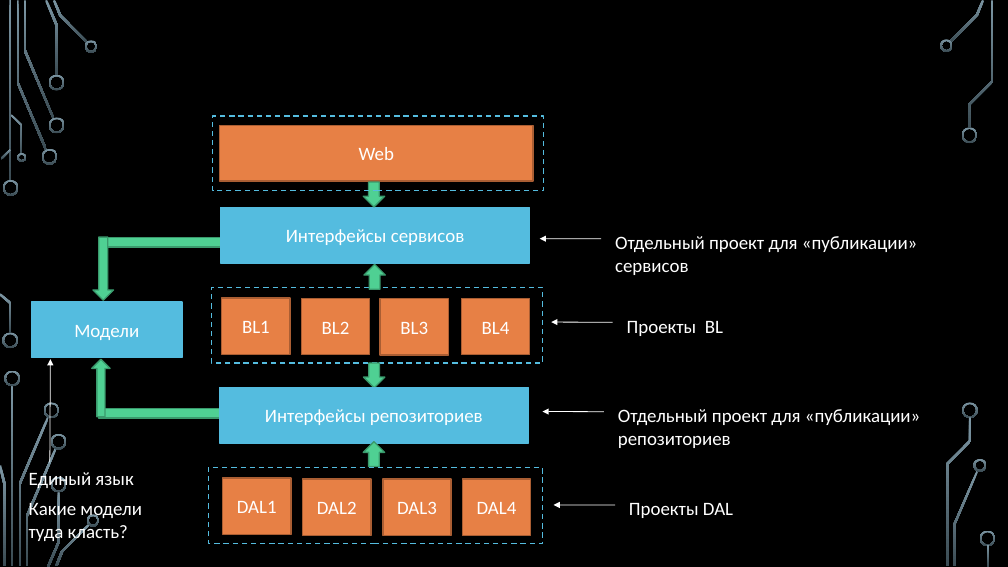
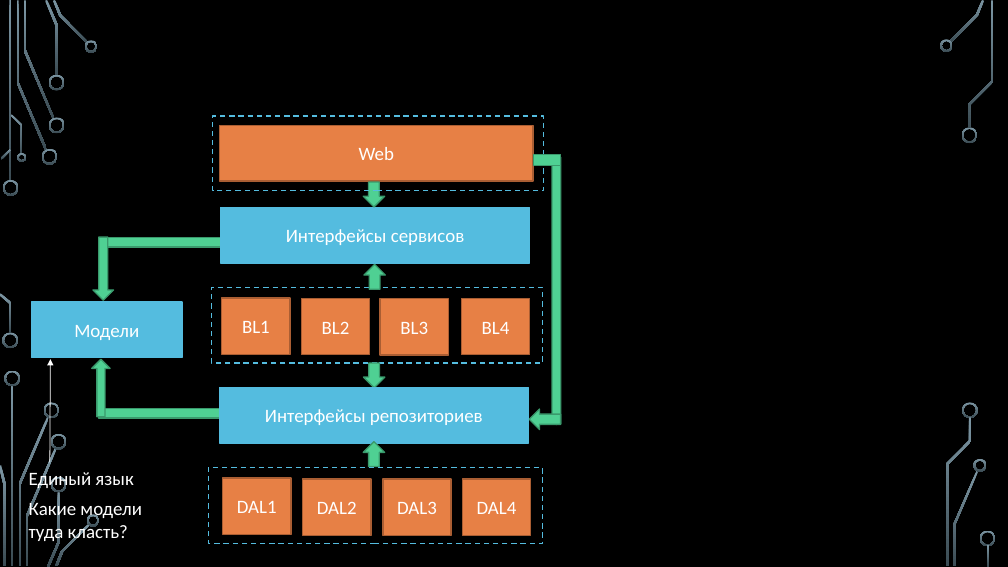
Before and after one commit to sergeyryskulov/Presentations, a slide deck: slide 13 of 8. Гексагональная архитектура/Архитектура больших проектов.pptx (slide 14 before the commit). Drawn at 1008x567 pixels with LibreOffice and Linux fonts; fonts in the diff are those of the drawing; background and template pictures are left out. Boxes give left, top, right and bottom in pixels: in the first picture for what was removed or moved away, otherwise in the second. Text is boxed around its words. In the diff, an @@ line names an element or a change of style, - is before the commit and + after.

```diff
--- a/8. Гексагональная архитектура/Архитектура больших проектов.pptx
+++ b/8. Гексагональная архитектура/Архитектура больших проектов.pptx
@@ freeform shape added at <box>533,155,561,166</box>, fill #4FD093, outline #3A9A6D 1.25 pt @@
@@ freeform shape added at <box>552,157,561,424</box>, fill #4FD093, outline #3A9A6D 1.25 pt @@
@@ arrow removed from (601, 239) to (540, 239) @@
@@ text removed at <box>615,236,917,275</box> @@
-Отдельный проект для «публикации»
-сервисов
@@ arrow removed from (613, 322) to (551, 322) @@
@@ text removed at <box>627,321,723,336</box> @@
-Проекты BL
@@ down arrow added at <box>529,409,561,430</box>, fill #4FD093, outline #3A9A6D 1.25 pt @@
@@ arrow removed from (604, 412) to (543, 411) @@
@@ text removed at <box>618,409,920,448</box> @@
-Отдельный проект для «публикации»
-репозиториев
@@ arrow removed from (616, 505) to (554, 505) @@
@@ text removed at <box>629,503,733,518</box> @@
-Проекты DAL
```
Also in this commit, not shown: 10 other slides changed, 3 slides added, 2 slides removed, 1 other file.
